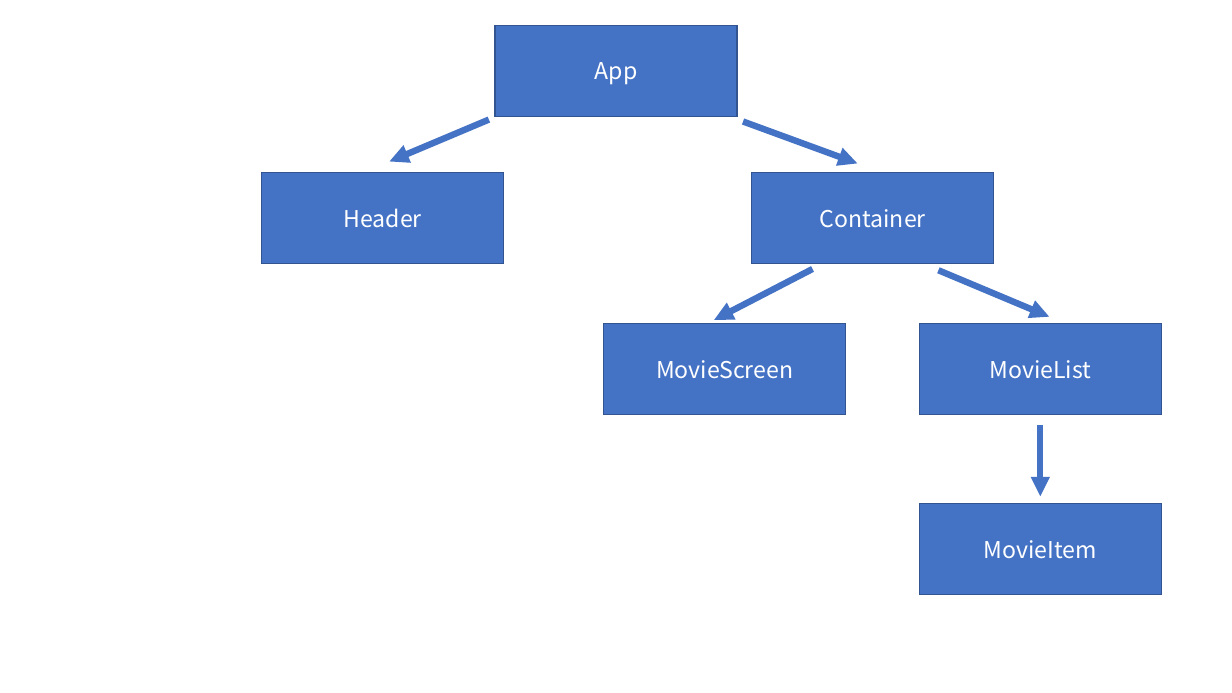
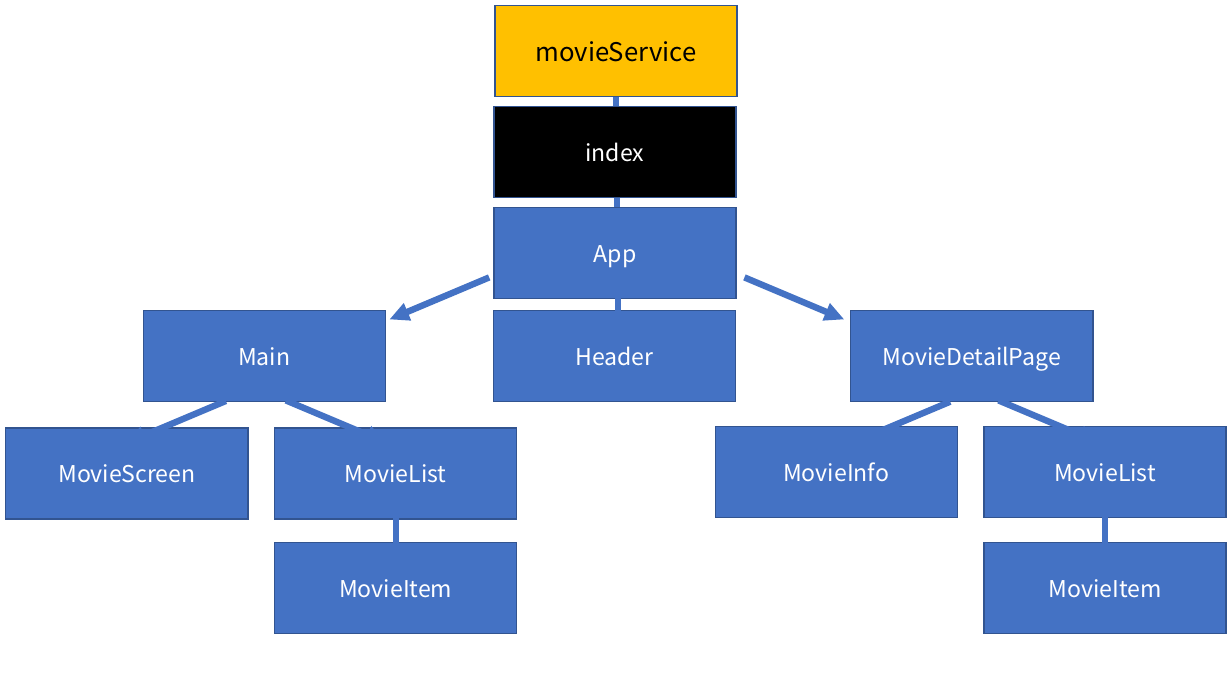
Before and after one commit to Minseok-Park/Movie-App, a slide deck: slide 1 of Movie_App 구성.pptx. Drawn at 1232x693 pixels with LibreOffice and Linux fonts; fonts in the diff are those of the drawing. Boxes give left, top, right and bottom in pixels: in the first picture for what was removed or moved away, otherwise in the second. Text is boxed around its words. In the diff, an @@ line names an element or a change of style, - is before the commit and + after.

```diff
--- a/Movie_App 구성.pptx
+++ b/Movie_App 구성.pptx
@@ rectangle added at (x1=495, y1=6, x2=738, y2=96), fill #FFC000, outline #325491 1 pt, 20 pt, text #000000 @@
+movieService
@@ rectangle added at (x1=494, y1=106, x2=737, y2=197), fill #000000, outline #325491 1 pt, 18 pt, text #FFFFFF @@
+index
@@ arrow added from (616, 96) to (616, 165), #4472C4 5 pt @@
@@ arrow added from (617, 165) to (617, 233), #4472C4 5 pt @@
@@ rectangle removed at (x1=752, y1=173, x2=994, y2=263) @@
-Container
@@ rectangle "App" moved from (x1=495, y1=25, x2=738, y2=116) to (x1=494, y1=207, x2=737, y2=298) @@
@@ arrow moved from (489, 119) - (390, 162) to (489, 277) - (390, 320) @@
@@ arrow added from (618, 276) to (618, 345), #4472C4 5 pt @@
@@ arrow moved from (812, 269) - (714, 320) to (745, 277) - (844, 320) @@
@@ rectangle added at (x1=143, y1=311, x2=385, y2=401), fill #4472C4, outline #325491 1 pt, 18 pt, text #FFFFFF @@
+Main
@@ rectangle "Header" moved from (x1=262, y1=173, x2=504, y2=263) to (x1=494, y1=311, x2=736, y2=401) @@
@@ rectangle added at (x1=851, y1=311, x2=1093, y2=401), fill #4472C4, outline #325491 1 pt, 18 pt, text #FFFFFF @@
+MovieDetailPage
@@ arrow added from (226, 401) to (127, 443), #4472C4 5 pt @@
@@ arrow moved from (743, 122) - (858, 164) to (286, 400) - (385, 443) @@
@@ arrow added from (950, 402) to (851, 444), #4472C4 5 pt @@
@@ arrow moved from (939, 270) - (1049, 317) to (999, 400) - (1098, 443) @@
@@ rectangle "MovieScreen" moved from (x1=604, y1=323, x2=846, y2=414) to (x1=6, y1=428, x2=248, y2=518) @@
@@ rectangle "MovieList" moved from (x1=920, y1=323, x2=1162, y2=414) to (x1=274, y1=428, x2=517, y2=518) @@
@@ rectangle added at (x1=715, y1=427, x2=958, y2=518), fill #4472C4, outline #325491 1 pt, 18 pt, text #FFFFFF @@
+MovieInfo
@@ rectangle added at (x1=984, y1=427, x2=1226, y2=518), fill #4472C4, outline #325491 1 pt, 18 pt, text #FFFFFF @@
+MovieList
@@ arrow added from (396, 504) to (396, 573), #4472C4 5 pt @@
@@ arrow moved from (1041, 425) - (1041, 496) to (1105, 504) - (1105, 573) @@
@@ rectangle "MovieItem" moved from (x1=920, y1=504, x2=1162, y2=594) to (x1=274, y1=543, x2=517, y2=633) @@
@@ rectangle added at (x1=984, y1=543, x2=1226, y2=633), fill #4472C4, outline #325491 1 pt, 18 pt, text #FFFFFF @@
+MovieItem
```
Also in this commit, not shown: 8 other files.
